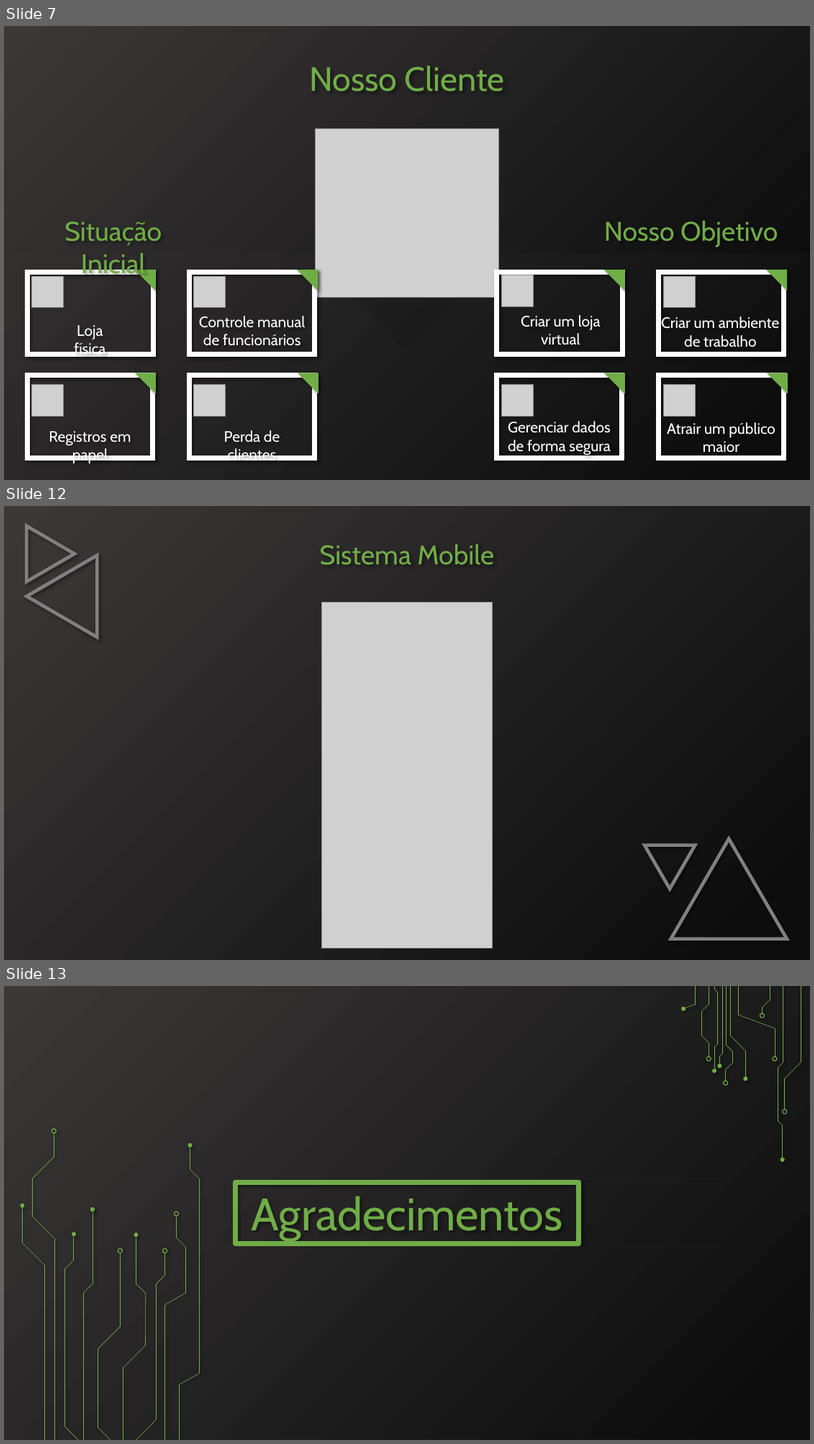
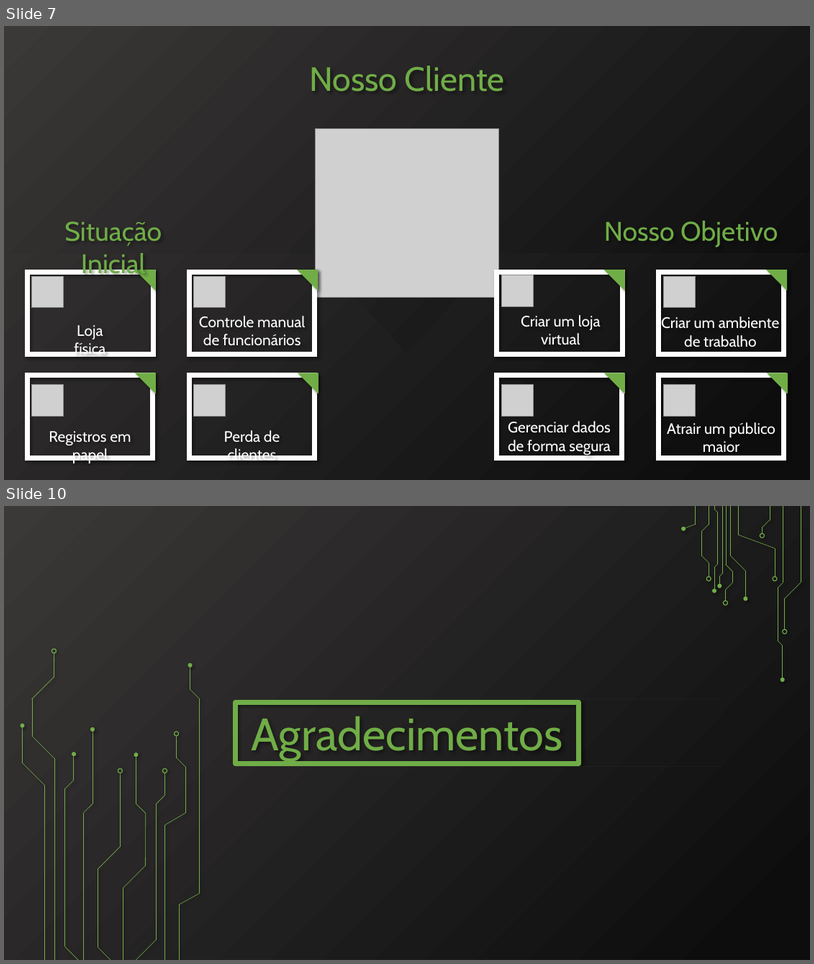
Before and after one commit to SamuelHiroyuki/Scrolls, a slide deck: Documentação/pptx/Apresentação.pptx. Shown one above the other, each under a label of ours: slides 7, 12 and 13 before the commit, slides 7 and 10 after it; the slides between them are not shown. The pictures are 814x1444 and 814x964 pixels, drawn with LibreOffice and Linux fonts; fonts in the diff are those of the drawing; grey boxes stand for pictures. Boxes give left, top, right and bottom in pixels: in the first picture for what was removed or moved away, otherwise in the second. Text is boxed around its words. In the diff, an @@ line names an element or a change of style, - is before the commit and + after.

```diff
--- a/Documentação/pptx/Apresentação.pptx
+++ b/Documentação/pptx/Apresentação.pptx
@@ slide 12 removed at (4,506,810,960), background #FFFFFF @@
@@ rectangle removed at (4,506,810,960) @@
@@ freeform shape removed at (4,506,810,960) @@
@@ triangle removed at (27,525,75,582) @@
@@ text removed at (320,544,494,565) @@
-Sistema Mobile
@@ triangle removed at (26,556,97,637) @@
@@ picture removed at (134,602,810,919) @@
@@ picture removed at (322,602,493,948) @@
@@ triangle removed at (646,845,696,888) @@
@@ triangle removed at (671,839,787,939) @@
@@ what was slide 13 is now slide 10 @@
```
Also in this commit, not shown: 3 slides changed, 1 slide added, 3 other slides removed, 1 other file.
